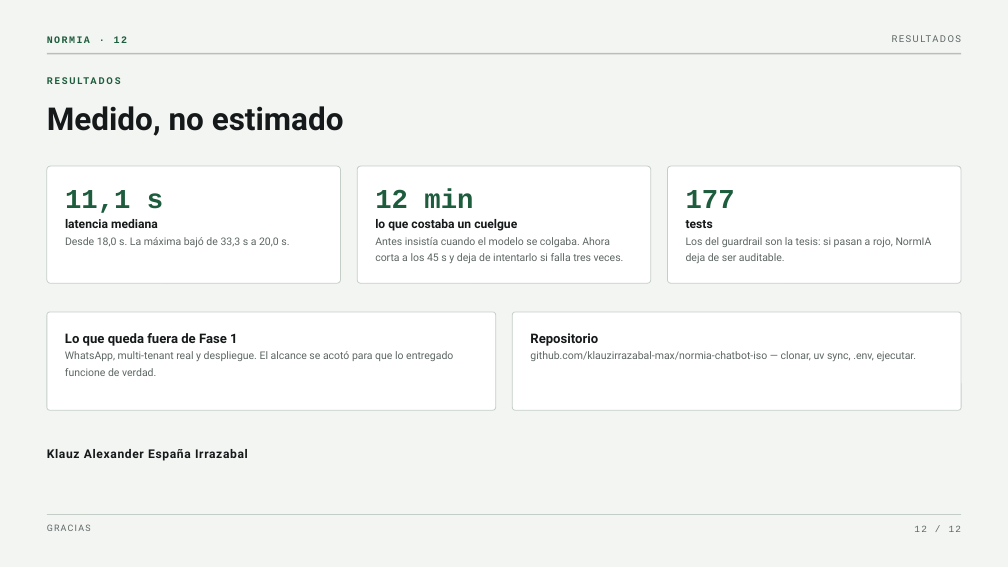
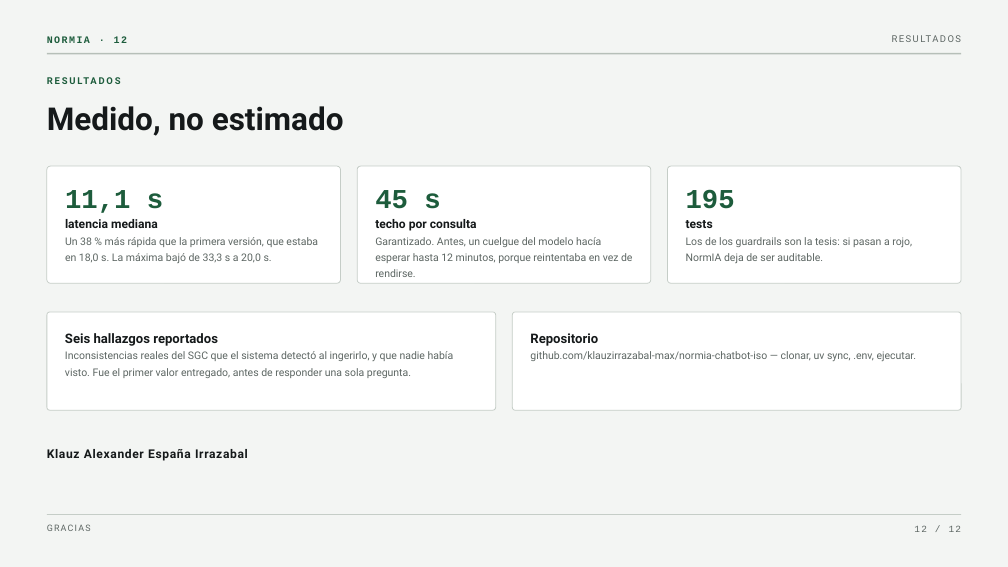
Before and after one commit to klauzirrazabal-max/normia-chatbot-iso, a slide deck: slide 12 of docs/NormIA.pptx. Drawn at 1008x567 pixels with LibreOffice and Linux fonts; fonts in the diff are those of the drawing. Boxes give left, top, right and bottom in pixels: in the first picture for what was removed or moved away, otherwise in the second. Text is boxed around its words. In the diff, an @@ line names an element or a change of style, - is before the commit and + after.

```diff
--- a/docs/NormIA.pptx
+++ b/docs/NormIA.pptx
@@ text at (375, 190, 632, 277): text changed @@
-12 min
-lo que costaba un cuelgue
-Antes insistía cuando el modelo se colgaba. Ahora corta a los 45 s y deja de intentarlo si falla tres veces.
+45 s
+techo por consulta
+Garantizado. Antes, un cuelgue del modelo hacía esperar hasta 12 minutos, porque reintentaba en vez de rendirse.
@@ text at (686, 189, 735, 209): text changed @@
-177
+195
@@ text at (65, 237, 318, 263): text changed @@
-Desde 18,0 s. La máxima bajó de 33,3 s a 20,0 s.
+Un 38 % más rápida que la primera versión, que estaba en 18,0 s. La máxima bajó de 33,3 s a 20,0 s.
@@ text at (686, 237, 912, 263): text changed @@
-Los del guardrail son la tesis: si pasan a rojo, NormIA deja de ser auditable.
+Los de los guardrails son la tesis: si pasan a rojo, NormIA deja de ser auditable.
@@ text at (65, 333, 454, 378): text changed @@
-Lo que queda fuera de Fase 1
-WhatsApp, multi-tenant real y despliegue. El alcance se acotó para que lo entregado funcione de verdad.
+Seis hallazgos reportados
+Inconsistencias reales del SGC que el sistema detectó al ingerirlo, y que nadie había visto. Fue el primer valor entregado, antes de responder una sola pregunta.
```
Also in this commit, not shown: 5 other files.
